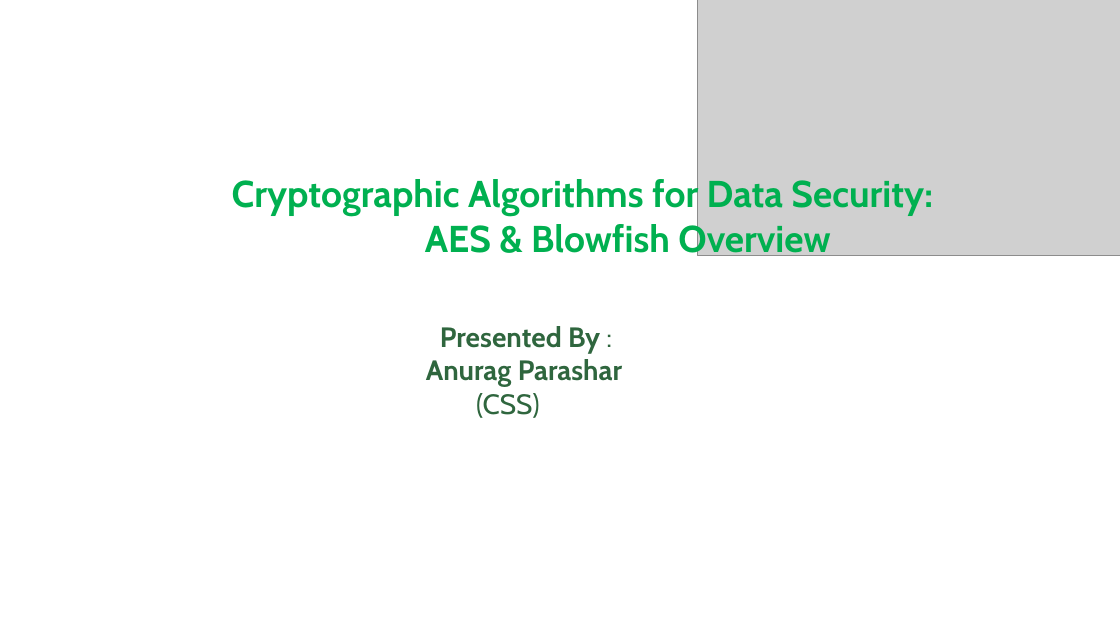
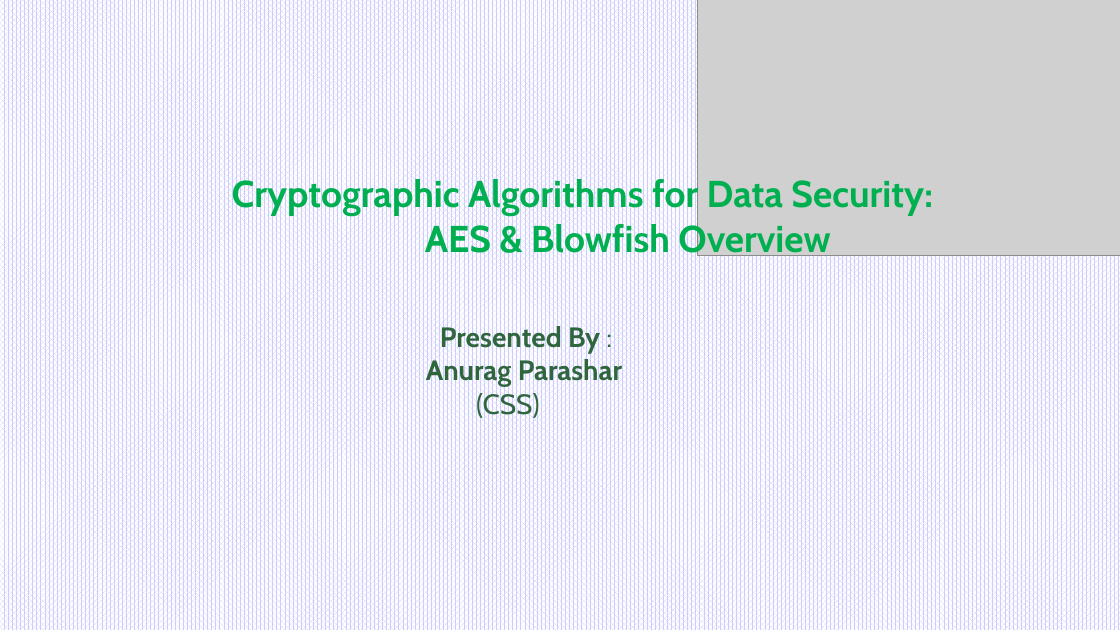
Before and after one commit to Anuragparashar01/aes, a slide deck: slide 1 of Anurag11.pptx. Drawn at 1120x630 pixels with LibreOffice and Linux fonts; fonts in the diff are those of the drawing; grey boxes stand for pictures. Boxes give left, top, right and bottom in pixels: in the first picture for what was removed or moved away, otherwise in the second. Text is boxed around its words. In the diff, an @@ line names an element or a change of style, - is before the commit and + after.

```diff
--- a/Anurag11.pptx
+++ b/Anurag11.pptx
@@ background #FFFFFF to pattern #CCCCFF on #FFFFFF @@
```
Also in this commit, not shown: 9 other slides changed, 3 slides removed.
